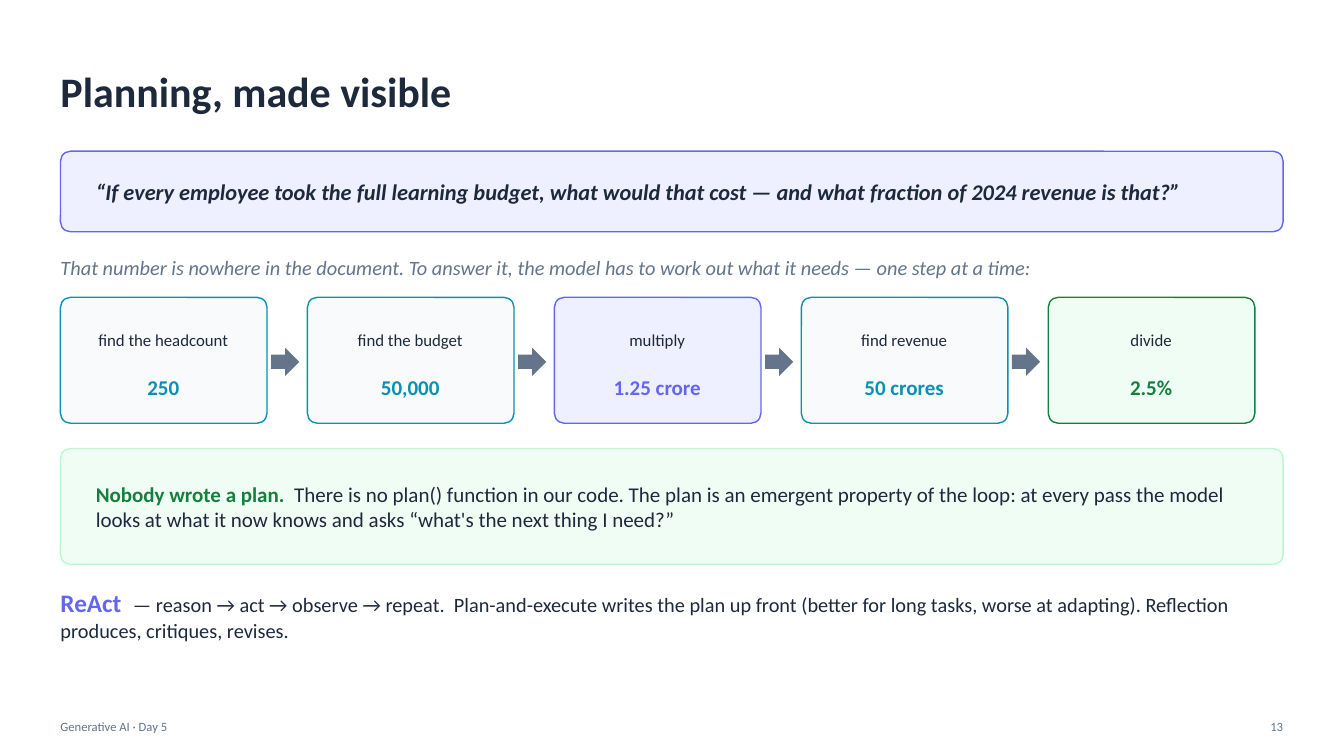
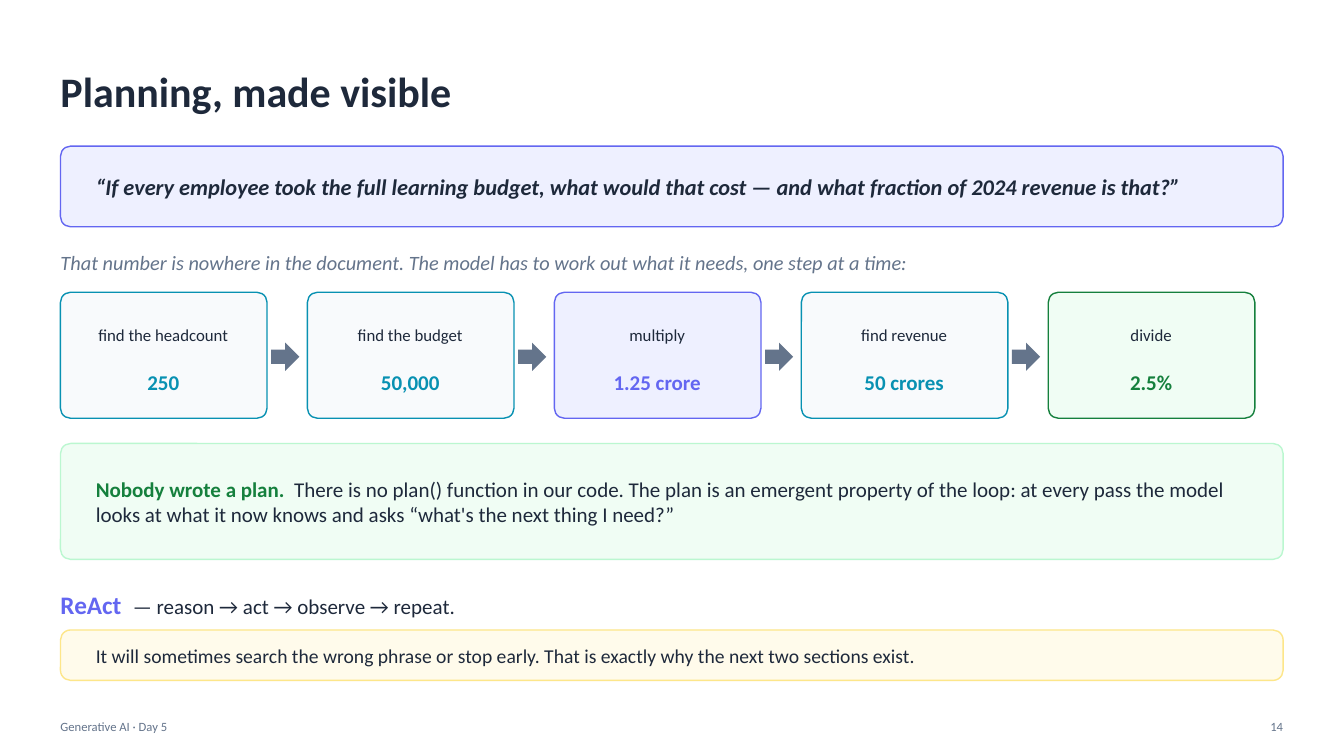
Before and after one commit to Poorit-Technologies/lpu-training, a slide deck: slide 14 of generative-ai/slides/Day05_GenAI.pptx (slide 13 before the commit). Drawn at 1344x756 pixels with LibreOffice and Linux fonts; fonts in the diff are those of the drawing. Boxes give left, top, right and bottom in pixels: in the first picture for what was removed or moved away, otherwise in the second. Text is boxed around its words. In the diff, an @@ line names an element or a change of style, - is before the commit and + after.

```diff
--- a/generative-ai/slides/Day05_GenAI.pptx
+++ b/generative-ai/slides/Day05_GenAI.pptx
@@ text at box(60, 256, 907, 274): text changed @@
-That number is nowhere in the document. To answer it, the model has to work out what it needs — one step at a time:
+That number is nowhere in the document. The model has to work out what it needs, one step at a time:
@@ 12 texts, 7 rounded rectangles, 4 right arrows: place and size @@
-12 texts, 7 rounded rectangles, 4 right arrows at box(60, 151, 1284, 565)
+12 texts, 7 rounded rectangles, 4 right arrows at box(60, 146, 1284, 560)
@@ text at box(60, 597, 455, 618): text changed; size 14.5 to 15 pt @@
-ReAct — reason → act → observe → repeat. Plan-and-execute writes the plan up front (better for long tasks, worse at adapting). Reflection produces, critiques, revises.
+ReAct — reason → act → observe → repeat.
@@ rounded rectangle added at box(60, 630, 1284, 681), fill #FFFBEB, outline #FDE68A 1 pt @@
@@ text added at box(96, 649, 914, 667), 14 pt, text #1E293B @@
+It will sometimes search the wrong phrase or stop early. That is exactly why the next two sections exist.
@@ text at box(1270, 723, 1283, 731): text changed @@
-13
+14
```
Also in this commit, not shown: 16 other slides changed, 22 slides added, 20 slides removed, 1 other file.
